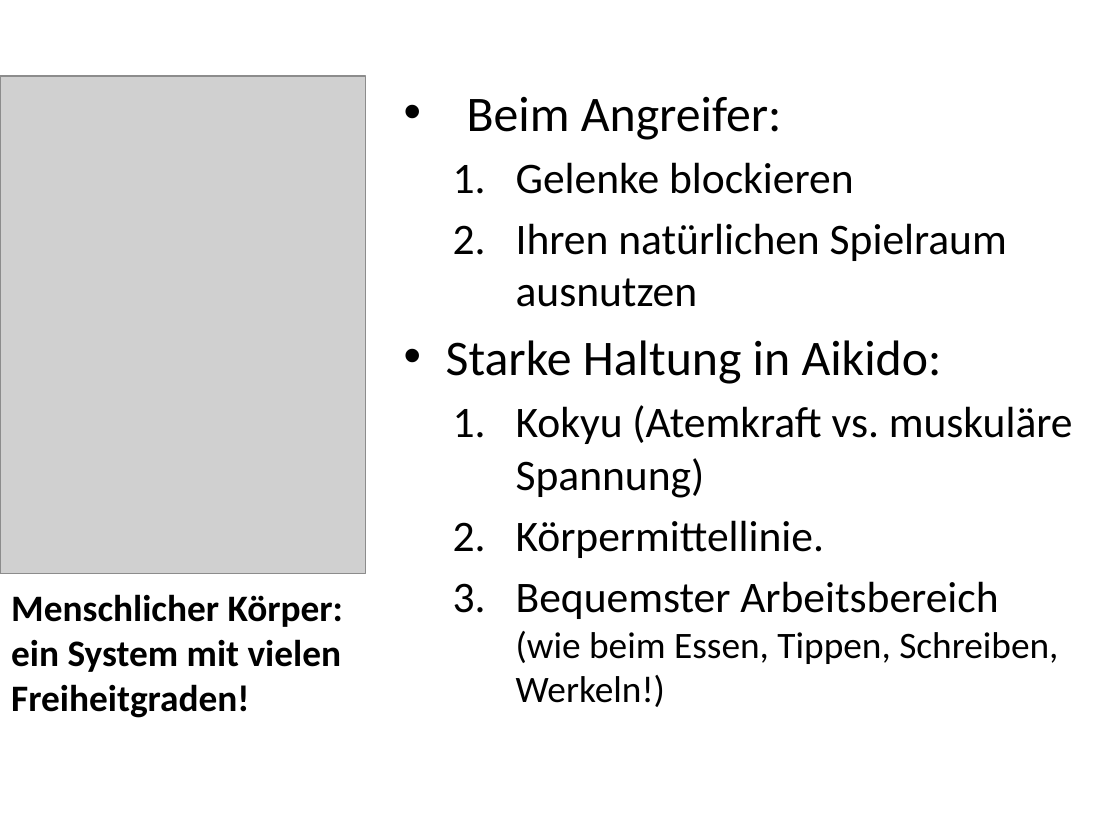
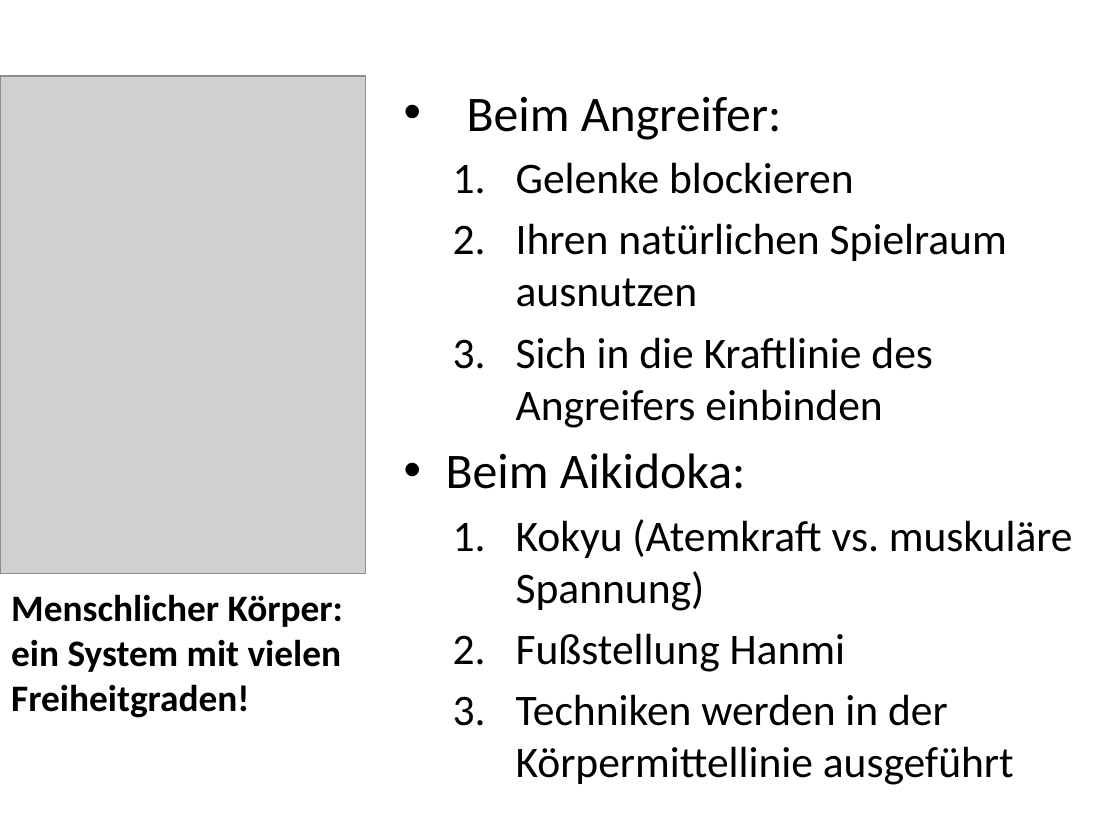
Before and after one commit to keale/Physik_in_Aikido, a slide deck: slide 8 of LNdW2013 physik in Aikido/LNdW2013 Physik in Aikido.pptx. Drawn at 1120x840 pixels with LibreOffice and Linux fonts; fonts in the diff are those of the drawing; grey boxes stand for pictures; background and template pictures are left out. Boxes give left, top, right and bottom in pixels: in the first picture for what was removed or moved away, otherwise in the second. Text is boxed around its words. In the diff, an @@ line names an element or a change of style, - is before the commit and + after.

```diff
--- a/LNdW2013 physik in Aikido/LNdW2013 Physik in Aikido.pptx
+++ b/LNdW2013 physik in Aikido/LNdW2013 Physik in Aikido.pptx
@@ text at (446, 337, 933, 489): text changed; size 32 to 28 pt @@
-• Starke Haltung in Aikido:
+  3. Sich in die Kraftlinie des Angreifers einbinden
+• Beim Aikidoka:
@@ text at (516, 633, 1014, 785): text changed @@
-  2. Körpermittellinie.
-  3. Bequemster Arbeitsbereich
-     (wie beim Essen, Tippen, Schreiben, Werkeln!)
+  2. Fußstellung Hanmi
+  3. Techniken werden in der Körpermittellinie ausgeführt
```
Also in this commit, not shown: 4 other slides changed.
